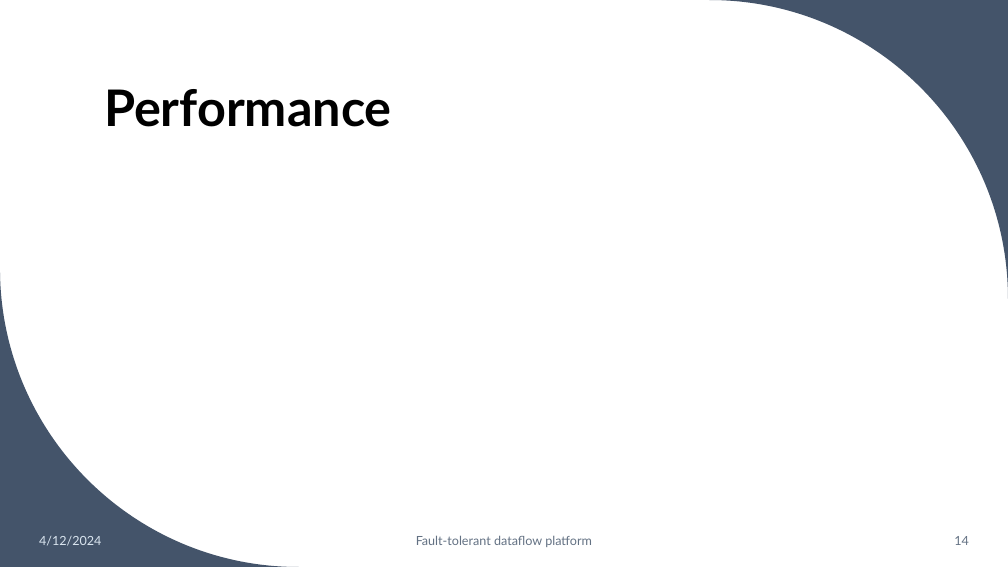
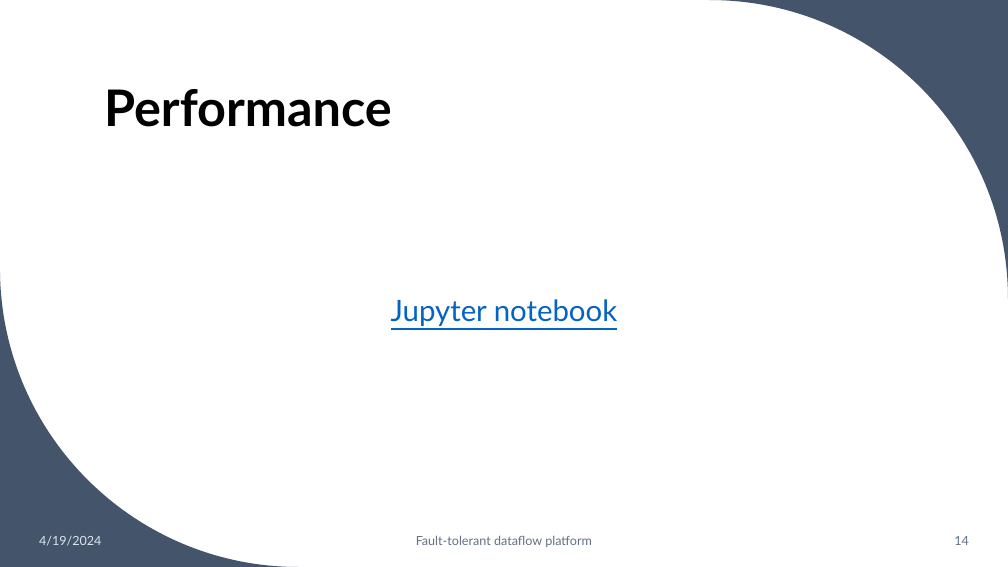
Before and after one commit to ftoschi14/DISTSYS-2023-Toschi-Giannubilo-Galimberti, a slide deck: slide 14 of Presentazione_Progetto_TGG.pptx. Drawn at 1008x567 pixels with LibreOffice and Linux fonts; fonts in the diff are those of the drawing. Boxes give left, top, right and bottom in pixels: in the first picture for what was removed or moved away, otherwise in the second. Text is boxed around its words. In the diff, an @@ line names an element or a change of style, - is before the commit and + after.

```diff
--- a/Presentazione_Progetto_TGG.pptx
+++ b/Presentazione_Progetto_TGG.pptx
@@ text added at [391, 299, 617, 326], 28 pt, text #0563C1, underline @@
+Jupyter notebook
@@ text at [39, 536, 101, 546]: text changed @@
-4/12/2024
+4/19/2024
```
Also in this commit, not shown: 14 other slides changed, 6 slides removed.
